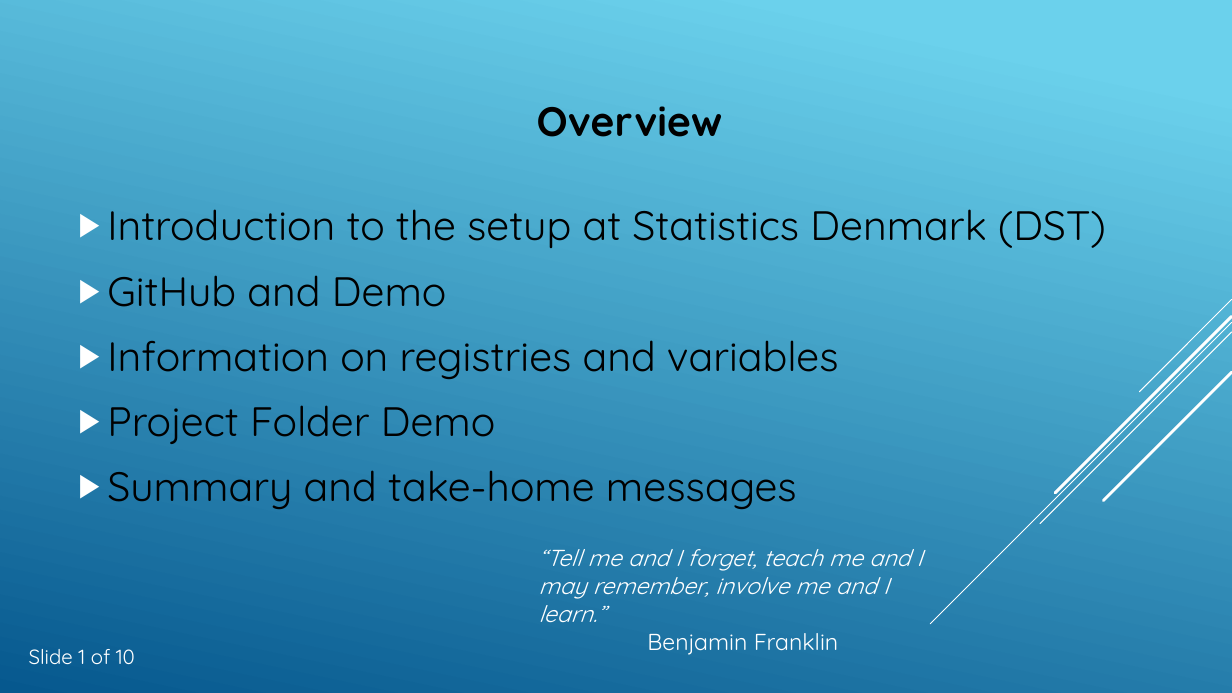
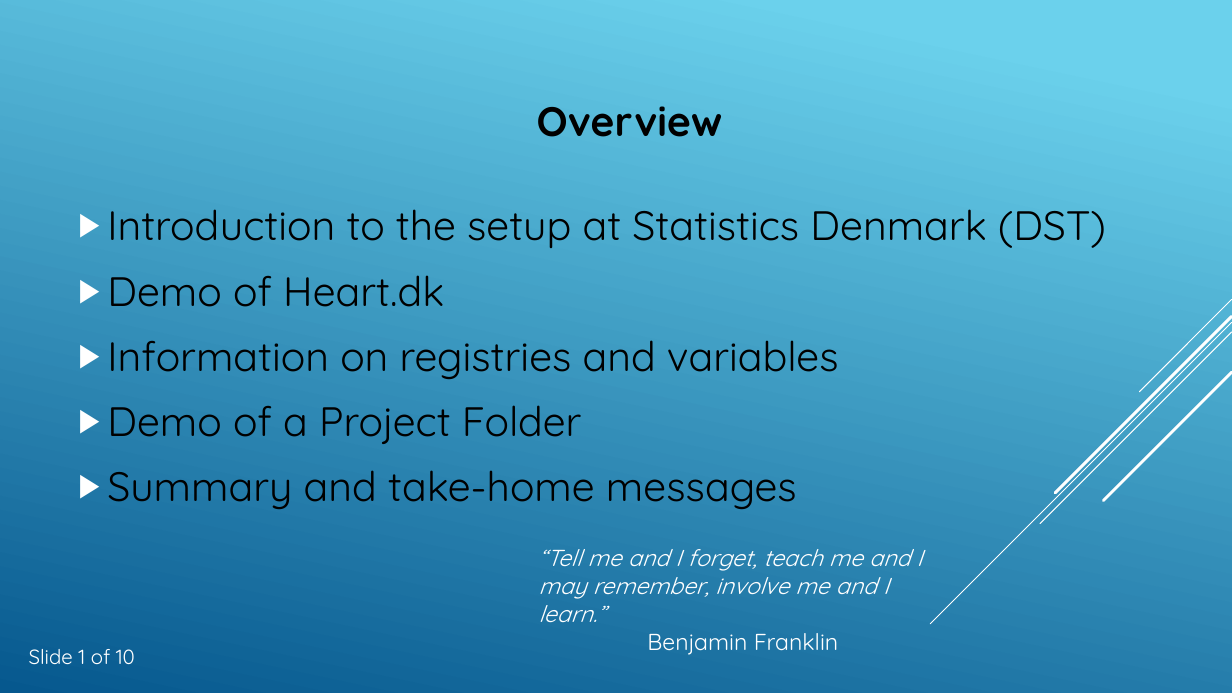
Before and after one commit to ctpteam/DST, a slide deck: slide 2 of Slide shows from symposia and network introduction/Tour de Statistics Denmark.pptx. Drawn at 1232x693 pixels with LibreOffice and Linux fonts; fonts in the diff are those of the drawing. Boxes give left, top, right and bottom in pixels: in the first picture for what was removed or moved away, otherwise in the second. Text is boxed around its words. In the diff, an @@ line names an element or a change of style, - is before the commit and + after.

```diff
--- a/Slide shows from symposia and network introduction/Tour de Statistics Denmark.pptx
+++ b/Slide shows from symposia and network introduction/Tour de Statistics Denmark.pptx
@@ text at <box>107,275,444,307</box>: text changed @@
-▶ GitHub and Demo
+▶ Demo of Heart.dk
@@ text at <box>107,405,582,444</box>: text changed @@
-▶ Project Folder Demo
+▶ Demo of a Project Folder
```
Also in this commit, not shown: 3 other slides changed, 1 other file.
